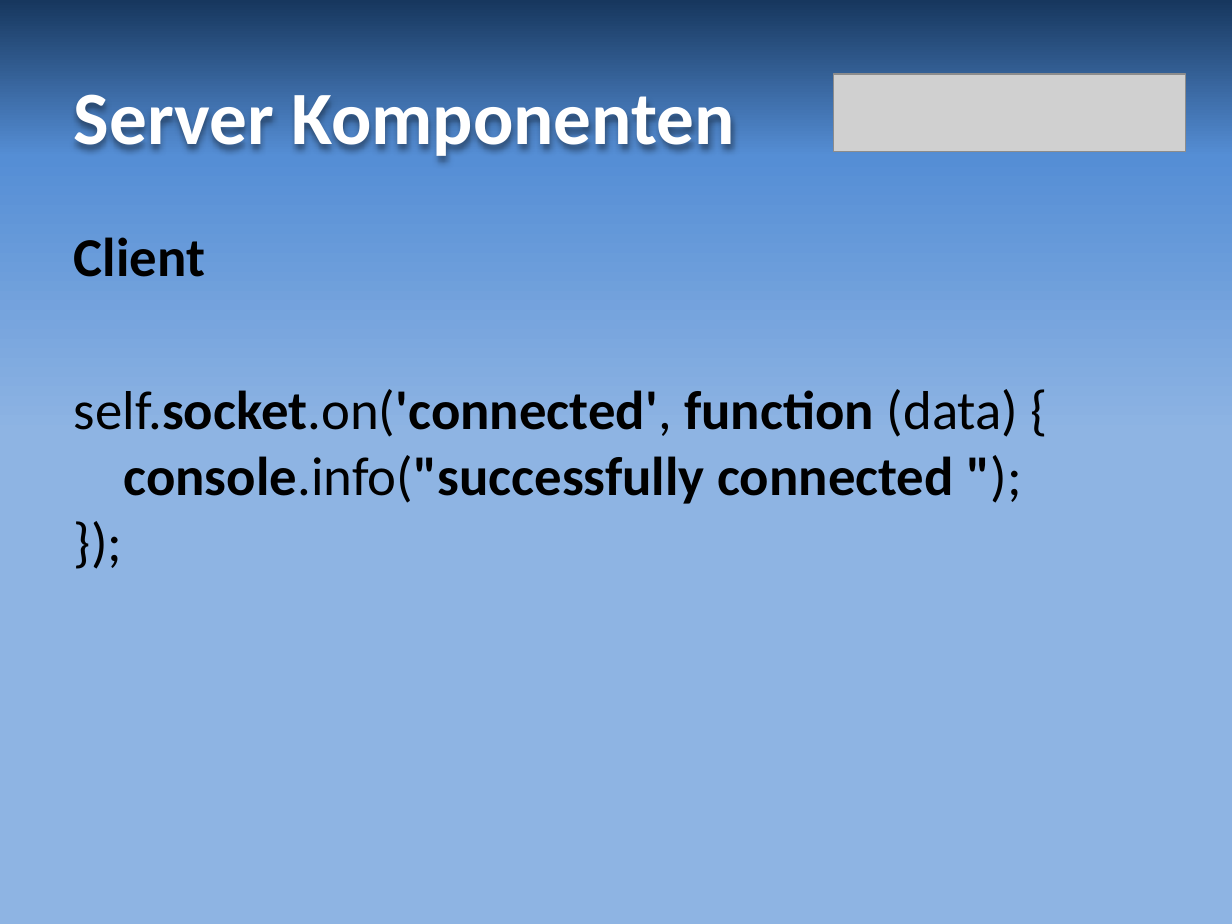
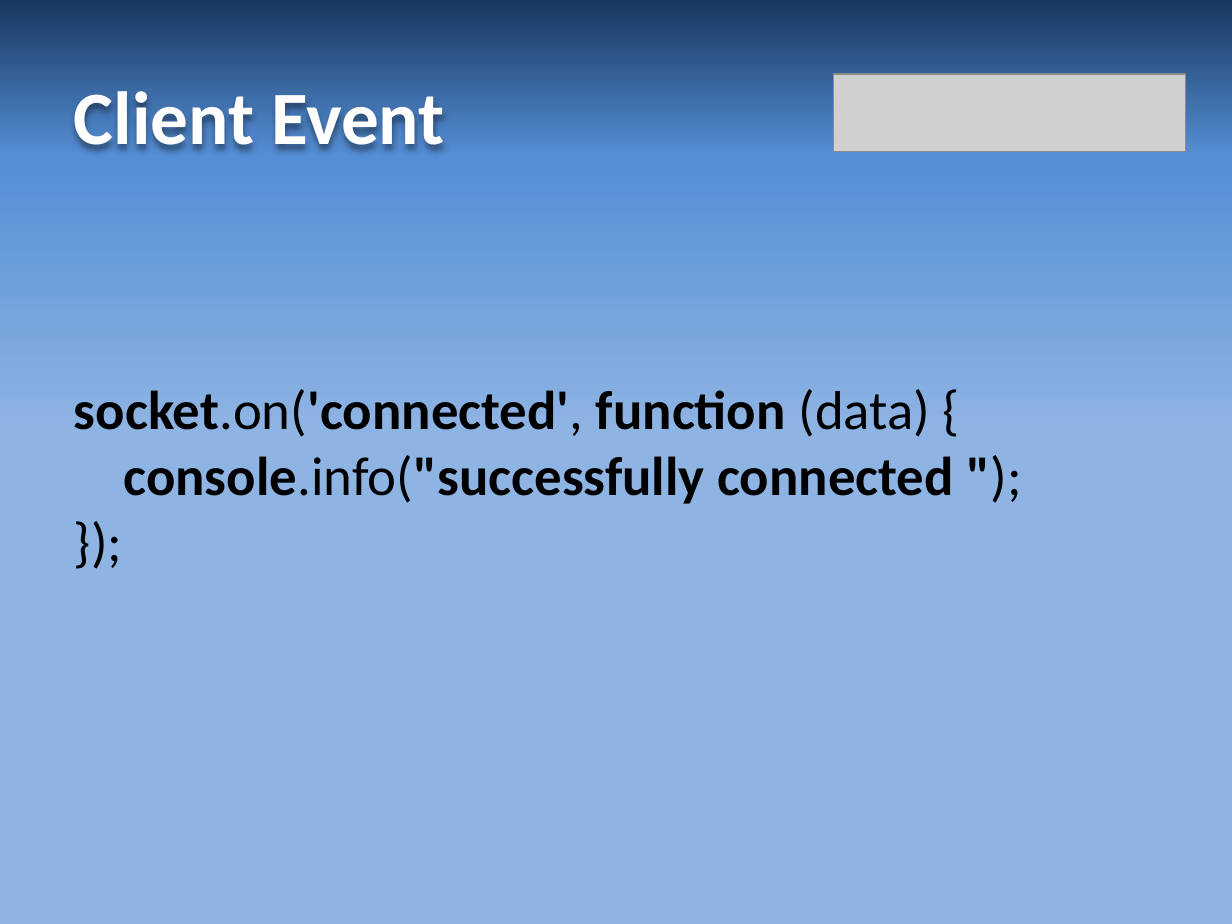
Before and after one commit to grrd01/Reversi---Legacy-BFH-Version, a slide deck: slide 8 of resources/reversi_praesentation.pptx (slide 7 before the commit). Drawn at 1232x924 pixels with LibreOffice and Linux fonts; fonts in the diff are those of the drawing; grey boxes stand for pictures. Boxes give left, top, right and bottom in pixels: in the first picture for what was removed or moved away, otherwise in the second. Text is boxed around its words. In the diff, an @@ line names an element or a change of style, - is before the commit and + after.

Commit message:
presentation update

```diff
--- a/resources/reversi_praesentation.pptx
+++ b/resources/reversi_praesentation.pptx
@@ title at (74, 91, 444, 148): text changed @@
-Server Komponenten
+Client Event
@@ text at (74, 389, 954, 504): text changed @@
-Client
-self.socket.on('connected', function (data) {
-console.info("successfully connected ");
-});
+socket.on('connected', function (data) {
+console.info("successfully connected ");
+});
```
Also in this commit, not shown: 3 other slides changed, 3 slides added, 1 slide removed.
